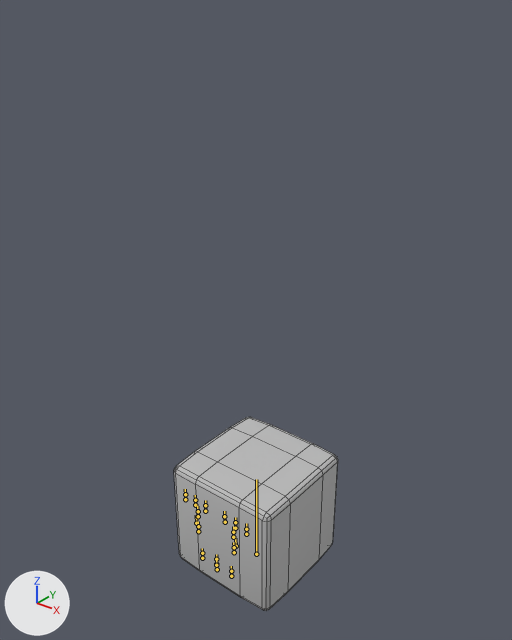
An edit to the FBX model Assets/- Asset Store/Custom/Characters/Source/Animations.fbx, drawn before and after from the same camera.
The view is the same before and after, from a camera (50 mm lens) standing at (1.56, -1.96, 2.15) and looking at (-0.02, 0.02, 0.92). The axes (+X, +Y, +Z) are drawn at lower left. The lights are the same throughout. The bones that bend it are drawn over the model as lines. Mesh edges are drawn as thin lines.
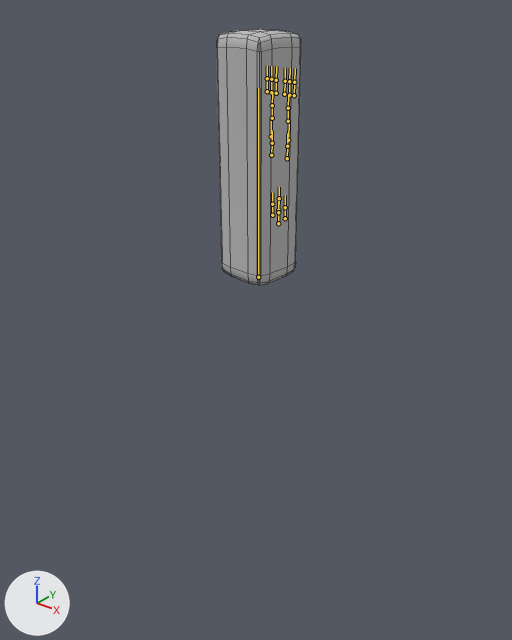
The newer file adds an action. The first version stands in its rest pose; the second is drawn at frame 26 of the action 'Armature_Player|Ability_AscendDescend'.

The edits, one by one:
Bone 'Root' (bone_root) moves from (0.0, 0.0, 0.0) to (0.0, 1.387, -0.0091).
Bone 'Root' (bone_root) turns from (0, 0, 0) to (0, 174, 0) degrees about its own x, y and z.
Bone 'Root' (bone_root) is rescaled from (1.0, 1.0, 1.0) to (0.39, 1.61, 0.39).

Changed parts and their boxes [x1, y1, x2, y2] in the pictures (512 x 640 px):
'Cube', posed (48% narrower, 32% taller)
    before: [174, 417, 338, 611]
    after: [217, 29, 301, 285]
bone 'Root', root to tip
    before: (256, 554) to (256, 479)
    after: (258, 277) to (258, 88)
